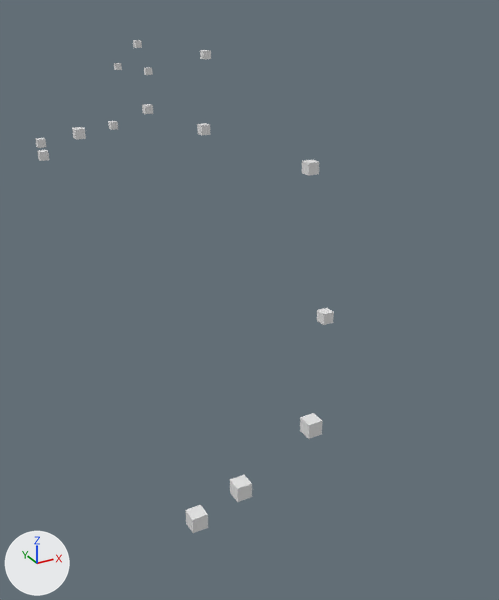
Renders of the OBJ model Assets/LevelData/Room4LevelData.obj from each side of a commit.
The view is the same before and after, from a 50 mm lens placed at (-26.0, -46.4, 57.3), pointed at (43.5, 80.0, -5.9). Every picture has the same lights, and +X, +Y and +Z are marked at lower left. Where no turn or scale is listed for an object, it has been applied to the vertices.
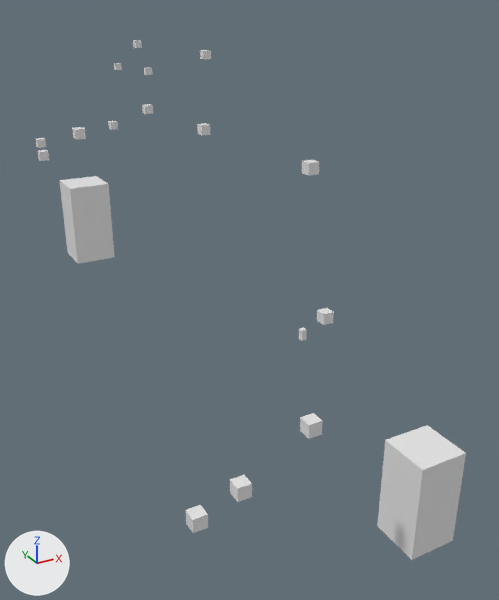
The change in detail:
Mesh me_hurtbox_cube_075 is new.
It is a box spanning x 32.0..40.0, y 10.0..18.0, z -18.0..-2.0.
Mesh me_hurtbox_001_cube_076 is new.
It is a box spanning x 8.0..16.0, y 90.0..98.0, z 6.0..22.0.
Mesh me_gravlift_cube is new.
It is a box spanning x 35.25..36.25, y 45.75..46.75, z 1.0..3.0.
Object 'HurtBox_Cube.075' (ob_hurtbox_cube_075) is new; it shows me_hurtbox_cube_075.
Its location is (0.0, 0.0, 0.0).
Object 'HurtBox.001_Cube.076' (ob_hurtbox_001_cube_076) is new; it shows me_hurtbox_001_cube_076.
Its location is (0.0, 0.0, 0.0).
Object 'GravLift_Cube' (ob_gravlift_cube) is new; it shows me_gravlift_cube.
Its location is (0.0, 0.0, 0.0).

What differs and where, as boxes [x1, y1, x2, y2] in the pictures (499 x 600 px):
'HurtBox_Cube.075', added
    after: [377, 425, 466, 560]
'HurtBox.001_Cube.076', added
    after: [59, 176, 115, 264]
'GravLift_Cube', added
    after: [299, 327, 307, 341]
